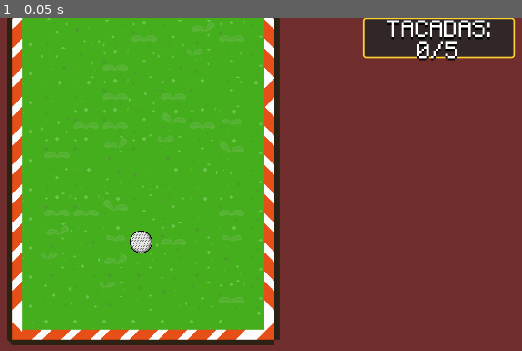
Above: before the commit, frame 1.
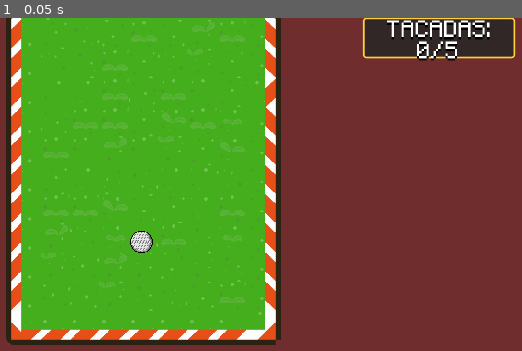
Above: after the commit, the same moment.

Repository: otsuki1153/GG2D
Game: Godot game, scene res://Levels/main_game.tscn
Same seed, same stepped clock (60 frames per second), same inputs: the game is played once before the commit and once after it.
Inputs:
- Up to frame 1 (0.05 s): no input

The runs differ from the first frame. In frame 1, 2.4% of the frame differs, in the area x 1-54%, y 0-99%.

Commit message:
better physics
physics was improved with hand-made calculations

Diff:
--- a/gg2d/Levels/LineDrawer.gd
+++ b/gg2d/Levels/LineDrawer.gd
@@ -25,6 +25,7 @@
 	line.set_texture_mode(Line2D.LineTextureMode.LINE_TEXTURE_TILE)
 	line.texture_repeat = CanvasItem.TEXTURE_REPEAT_ENABLED
 	line.texture_filter = CanvasItem.TEXTURE_FILTER_NEAREST
+	#line.default_color = Color.CYAN
 	line.gradient = gradient
 	line.set_begin_cap_mode(Line2D.LineCapMode.LINE_CAP_ROUND)
 	line.set_end_cap_mode(Line2D.LINE_CAP_ROUND)
@@ -81,10 +82,11 @@
 			mouseGlobalPosition = dragStart - force
 
 		line.clear_points()
-		line.add_point(ball.global_position)
-		line.add_point(mouseGlobalPosition)
+		line.add_point(Vector2.ZERO)
+		line.add_point(to_local(mouseGlobalPosition))
 
 func _physics_process(delta: float) -> void:
+	global_position = ball.global_position
 	if !dragging:
 		line.clear_points()
 
--- a/gg2d/Levels/main_game.tscn
+++ b/gg2d/Levels/main_game.tscn
@@ -31,6 +31,7 @@
 shadow_offset = Vector2(0.84, 2.435)
 
 [node name="MainGame" type="Node2D"]
+scale = Vector2(1.00908, 1)
 
 [node name="AudioStreamPlayer" type="AudioStreamPlayer" parent="."]
 stream = ExtResource("1_cigus")
@@ -40,9 +41,23 @@
 position = Vector2(470, 211)
 tile_map_data = PackedByteArray("AADx/xoAAAAEAAMAAADx/xkAAAAAAAMAAADx/xgAAAACAAMAAADx/xcAAAACAAMAAADx/xYAAAAGAAMAAADx/x …(266864 unchanged characters)…
 
+[node name="RigidBody2D" parent="." node_paths=PackedStringArray("line") instance=ExtResource("1_pn46k")]
+position = Vector2(132, 968)
+line = NodePath("../LineDrawer")
+
 [node name="LineDrawer" parent="." node_paths=PackedStringArray("ball") instance=ExtResource("2_4cwk6")]
 LimitForce = 900.0
 ball = NodePath("../RigidBody2D")
+
+[node name="Hole" parent="." node_paths=PackedStringArray("ball", "lineDrawer") instance=ExtResource("4_sijtq")]
+position = Vector2(1752, 962)
+scale = Vector2(2.08, 2.08)
+ball = NodePath("../RigidBody2D")
+lineDrawer = NodePath("../LineDrawer")
+
+[node name="Camera2D" type="Camera2D" parent="."]
+position = Vector2(0, 2)
+offset = Vector2(960, 540)
 
 [node name="UI" type="CanvasLayer" parent="."]
 
@@ -81,16 +96,3 @@
 label_settings = SubResource("LabelSettings_4cwk6")
 horizontal_alignment = 1
 autowrap_mode = 2
-
-[node name="Hole" parent="." node_paths=PackedStringArray("ball", "lineDrawer") instance=ExtResource("4_sijtq")]
-position = Vector2(1752, 962)
-scale = Vector2(2.08, 2.08)
-ball = NodePath("../RigidBody2D")
-lineDrawer = NodePath("../LineDrawer")
-
-[node name="RigidBody2D" parent="." instance=ExtResource("1_pn46k")]
-position = Vector2(132, 968)
-
-[node name="Camera2D" type="Camera2D" parent="."]
-position = Vector2(0, 2)
-offset = Vector2(960, 540)
--- a/gg2d/Scenes/ball.gd
+++ b/gg2d/Scenes/ball.gd
@@ -1,10 +1,23 @@
 extends RigidBody2D
 
 @onready var camera = $Camera2D
+@export var line: Node2D
+@export var maxVelocity: float = 1500.0
 
-func _physics_process(delta: float) -> void:
+
+func _integrate_forces(state: PhysicsDirectBodyState2D) -> void:
+	if state.get_contact_count() > 0:
+		for i in range(state.get_contact_count()):
+			var normal: Vector2 = state.get_contact_local_normal(i)
+			var velo: Vector2 = linear_velocity
+			var reflected: Vector2 = velo - 2.0 * velo.dot(normal) * normal
+			linear_velocity = reflected * 0.99
+
 
 	if linear_velocity.length() > 1.0:
 		linear_velocity *= 0.98
 	else:
 		linear_velocity = Vector2.ZERO
+
+	if linear_velocity.length() > maxVelocity:
+		linear_velocity = linear_velocity.normalized() * maxVelocity
--- a/gg2d/Scenes/ball.tscn
+++ b/gg2d/Scenes/ball.tscn
@@ -4,11 +4,11 @@
 [ext_resource type="Script" uid="uid://n5vggxk2qu0g" path="res://Scenes/ball.gd" id="1_ij5cq"]
 
 [sub_resource type="PhysicsMaterial" id="PhysicsMaterial_ij5cq"]
-friction = 0.1
-bounce = 0.9
+rough = true
+bounce = 0.4
 
 [sub_resource type="CircleShape2D" id="CircleShape2D_ij5cq"]
-radius = 12.0416
+radius = 11.5264
 
 [node name="RigidBody2D" type="RigidBody2D"]
 collision_mask = 7
@@ -19,11 +19,11 @@
 
 [node name="Sprite2D" type="Sprite2D" parent="."]
 texture_filter = 1
+position = Vector2(0.555551, -0.0156765)
 texture = ExtResource("1_d60mj")
 
 [node name="CollisionShape2D" type="CollisionShape2D" parent="."]
-visible = false
-position = Vector2(-1, 0)
+position = Vector2(0.310883, -0.621764)
 shape = SubResource("CircleShape2D_ij5cq")
 
 [node name="Camera2D" type="Camera2D" parent="."]
